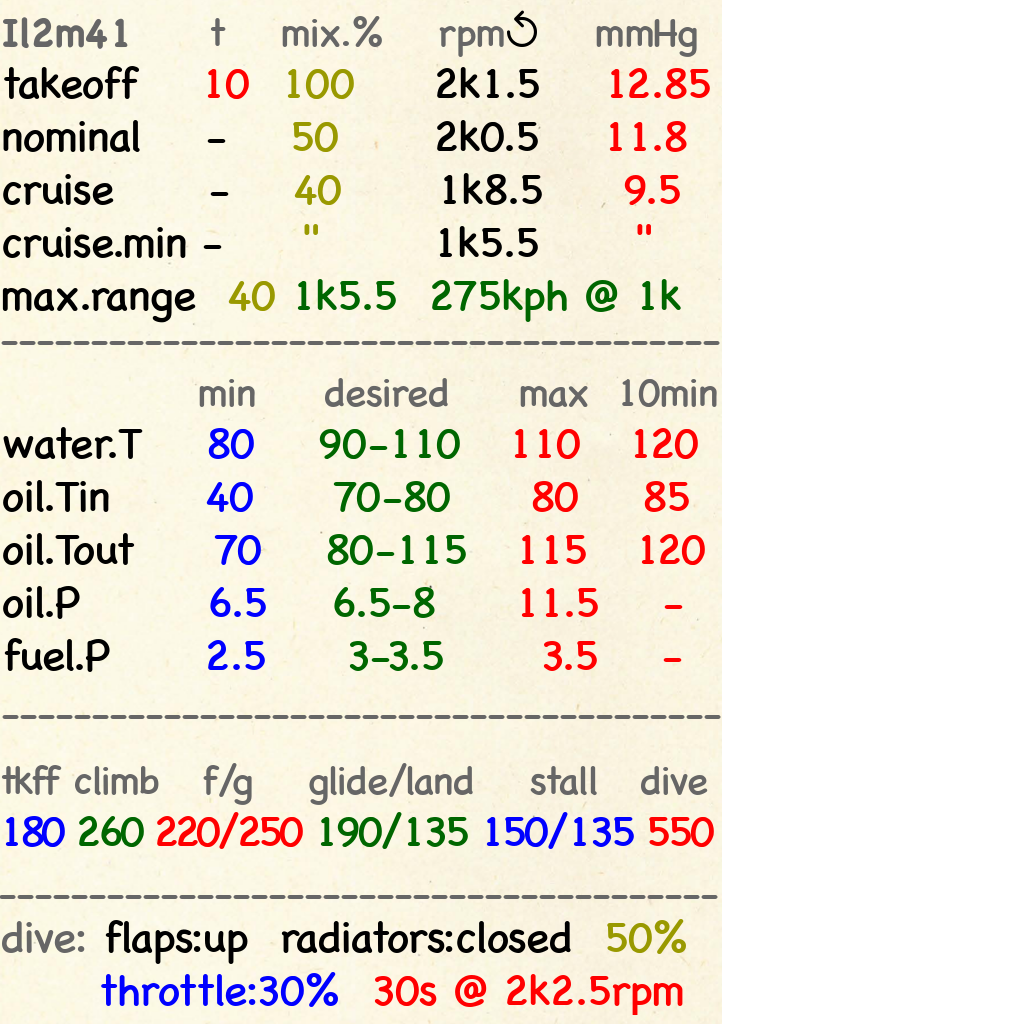
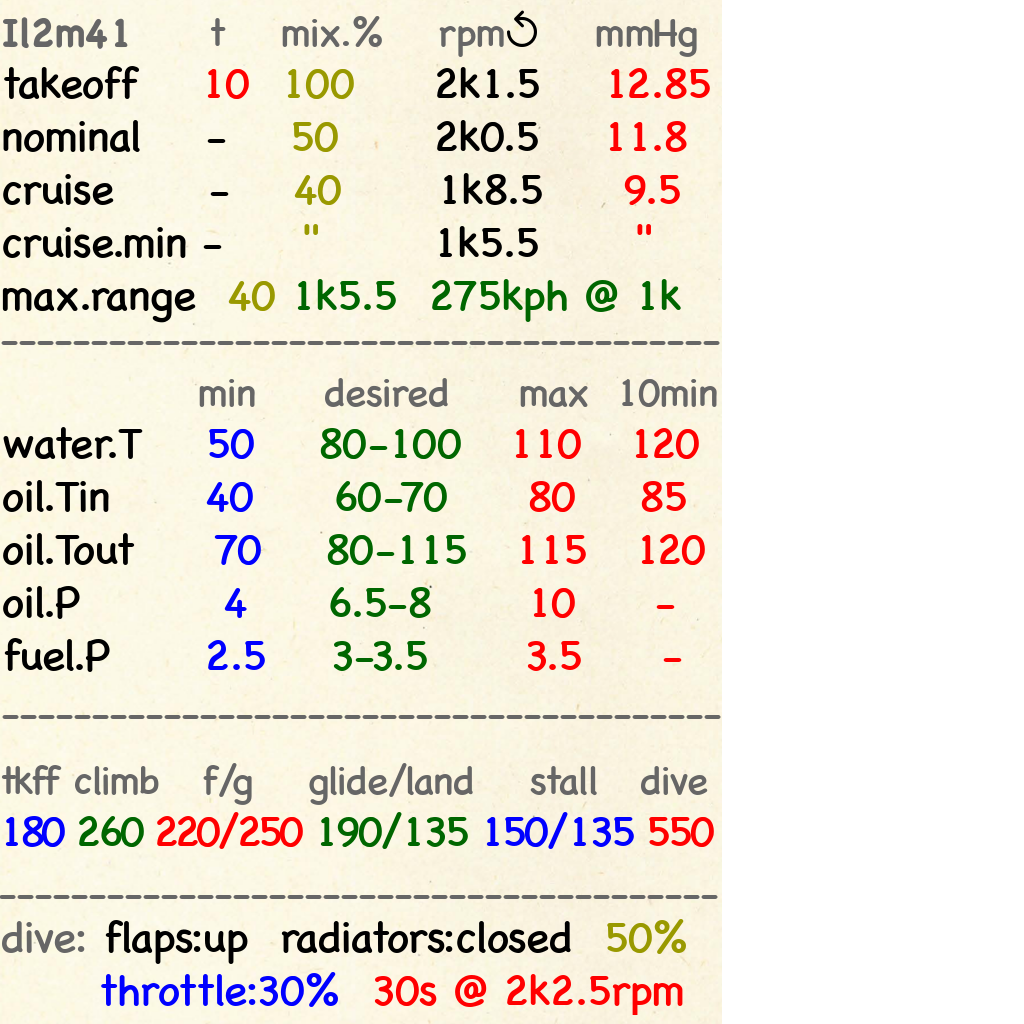
Revision of a layered 1024 × 1024 image; what changed, layer by layer:
painted on "min desired ..." over [208, 428, 699, 671]
